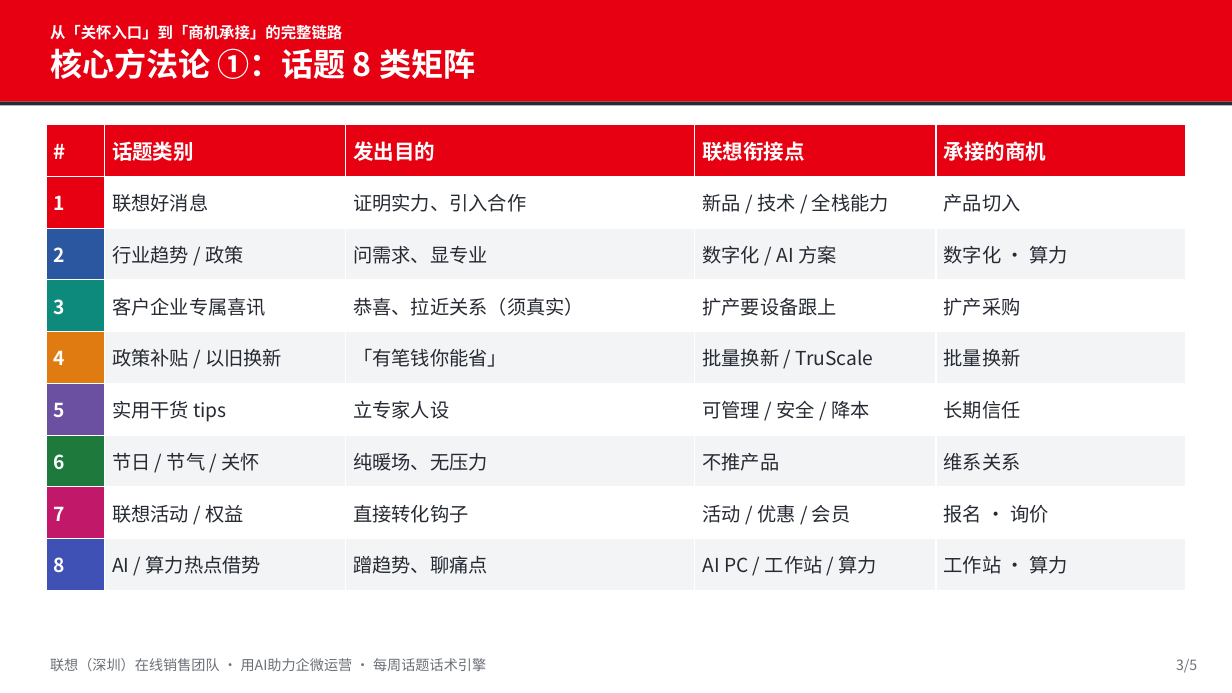
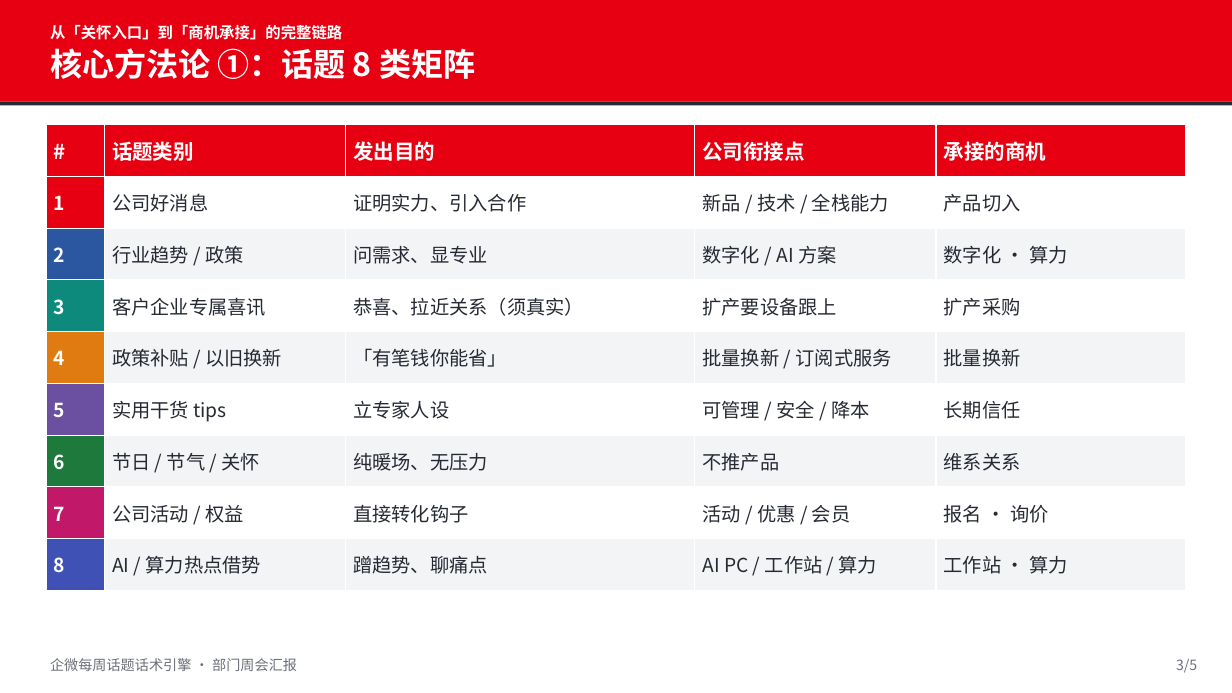
Before and after one commit to yhllynn2-create/yhllynn-ai-portfolio, a slide deck: slide 3 of 销售企微运营/示例/企微话题引擎_周会汇报.pptx. Drawn at 1232x693 pixels with LibreOffice and Linux fonts; fonts in the diff are those of the drawing. Boxes give left, top, right and bottom in pixels: in the first picture for what was removed or moved away, otherwise in the second. Text is boxed around its words. In the diff, an @@ line names an element or a change of style, - is before the commit and + after.

Commit message:
refactor(销售企微运营): 全面去联想化，改为通用版适用于任意行业企微运营
- SKILL 改名 wecom-weekly-topics，去品牌/产品(ThinkPad/ThinkStation/TruScale/问天/昭阳)
- 话术库/输出模板/话题历史去联想衔接点，改为'公司衔接点'通用框架
- 示例话题包与落地方案改为制造业 B2B 通用示例(脱敏,去联想URL)
- 子项目README部署命令改为 wecom-weekly-topics
- 重新生成通用版 PPT(脚本 scripts/build_ppt.py)
- 每日拓客(如联想)示例表述匿名化;根README/LICENSE 去联想×深圳表述
- 注：本地 ~/.workbuddy/skills/lenovo-wecom-weekly-topics 联想专属skill 不受影响

```diff
--- a/销售企微运营/示例/企微话题引擎_周会汇报.pptx
+++ b/销售企微运营/示例/企微话题引擎_周会汇报.pptx
@@ table at (46,125,1186,591) @@
-row 1, column 4: 联想衔接点
+row 1, column 4: 公司衔接点
-row 2, column 2: 联想好消息
+row 2, column 2: 公司好消息
-row 5, column 4: 批量换新 / TruScale
+row 5, column 4: 批量换新 / 订阅式服务
-row 8, column 2: 联想活动 / 权益
+row 8, column 2: 公司活动 / 权益
@@ text at (50,658,297,671): text changed @@
-联想（深圳）在线销售团队 · 用AI助力企微运营 · 每周话题话术引擎
+企微每周话题话术引擎 · 部门周会汇报
```
Also in this commit, not shown: 4 other slides changed, 13 other files.
